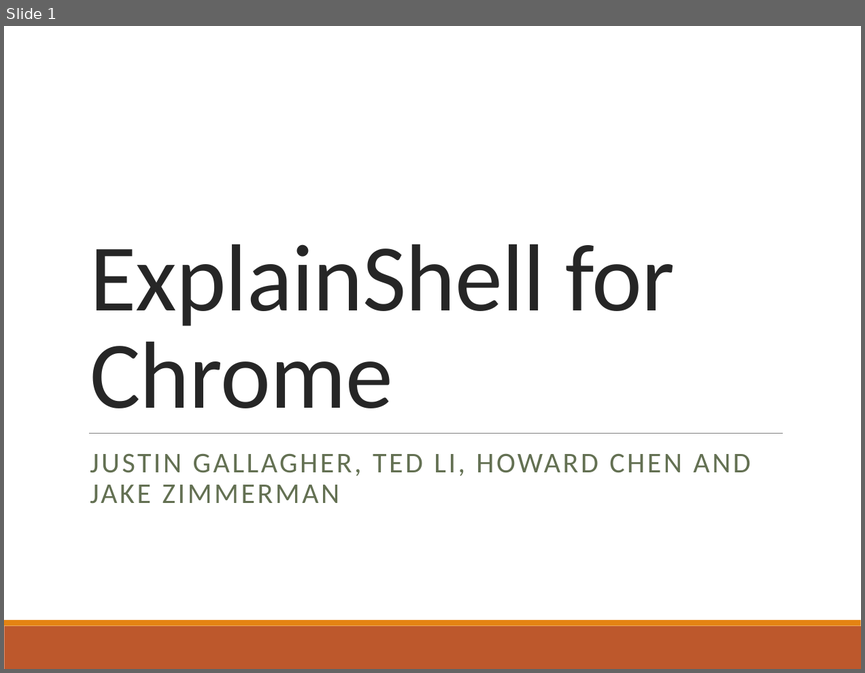
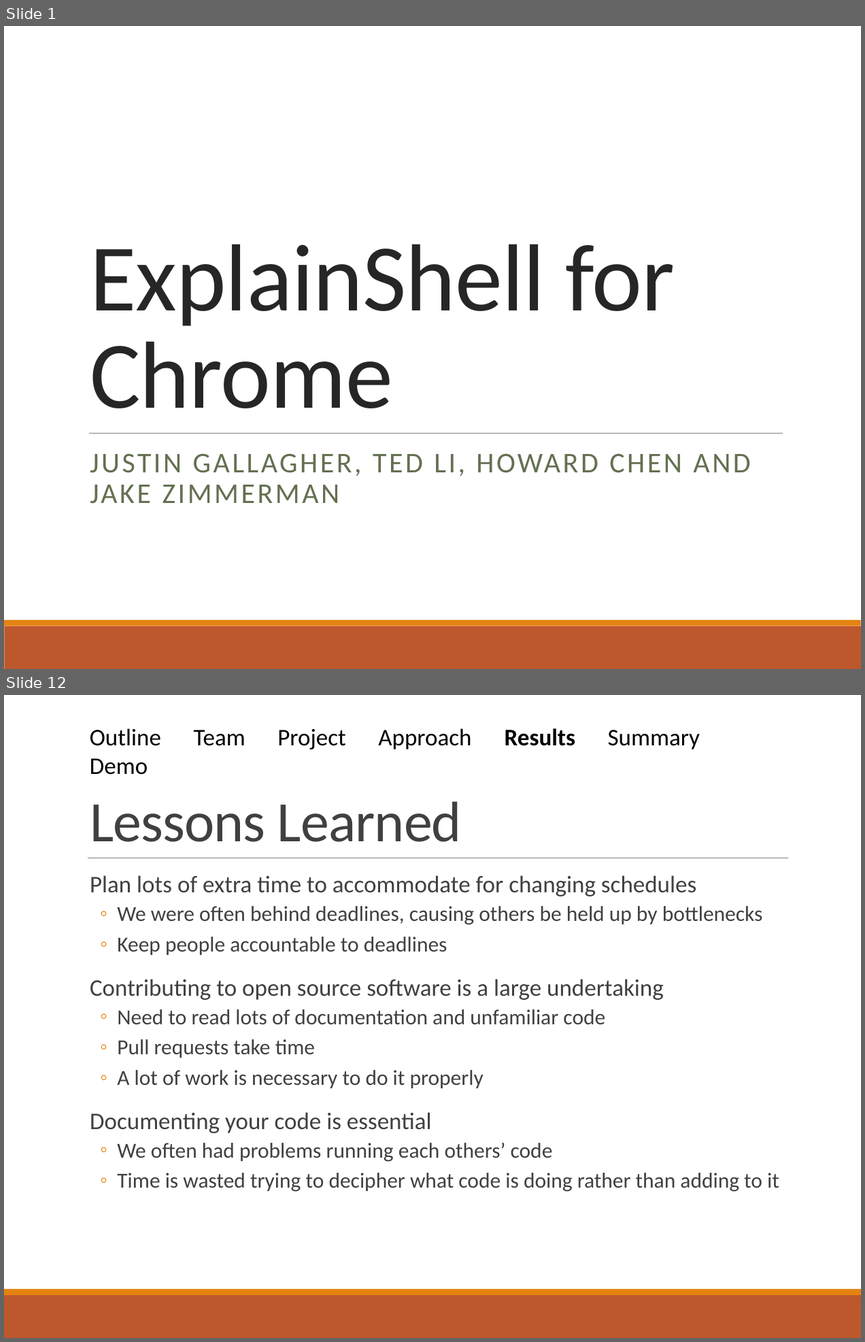
Before and after one commit to justingallagher/explainshell-for-chrome, a slide deck: docs/speaking-3/speaking3.pptx. Shown one above the other, each under a label of ours: slide 1 before the commit, slides 1 and 12 after it; the slides between them are not shown. The pictures are 865x673 and 865x1342 pixels, drawn with LibreOffice and Linux fonts; fonts in the diff are those of the drawing. Boxes give left, top, right and bottom in pixels: in the first picture for what was removed or moved away, otherwise in the second. Text is boxed around its words. In the diff, an @@ line names an element or a change of style, - is before the commit and + after.

```diff
--- a/docs/speaking-3/speaking3.pptx
+++ b/docs/speaking-3/speaking3.pptx
@@ slide 12 added at (4,695,861,1338), background #FFFFFF; not listed: 2 template elements that a slide beside it also shows @@
@@ text added at (90,728,700,749), 20 pt, text #000000 @@
+Outline Team Project Approach Results Summary Demo
@@ title added at (90,801,462,842), 48 pt, text #404040 @@
+Lessons Learned
@@ line added from (88, 858) to (788, 858), #808080 0.5 pt @@
@@ text added at (90,875,779,1191), 18 pt, text #404040 @@
+  Plan lots of extra time to accommodate for changing schedules
+  ◦ We were often behind deadlines, causing others be held up by bottlenecks
+  ◦ Keep people accountable to deadlines
+  Contributing to open source software is a large undertaking
+  ◦ Need to read lots of documentation and unfamiliar code
+  ◦ Pull requests take time
+  ◦ A lot of work is necessary to do it properly
+  Documenting your code is essential
+  ◦ We often had problems running each others’ code
+  ◦ Time is wasted trying to decipher what code is doing rather than adding to it
```
Also in this commit, not shown: 12 slides changed, 1 other slide added, 1 slide removed.
